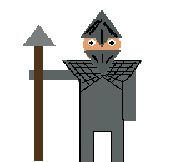
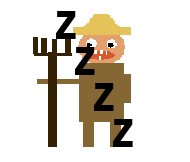
The second 190 x 162 image is a revision of the first. Changes to its layers:
added layer "Z Z Z Z" above "Layer 11" over left=56, top=11, right=133, bottom=147
hid "Layer 11" over left=81, top=10, right=122, bottom=75
hid "Layer 12" over left=23, top=25, right=142, bottom=162
showed "Layer 9" over left=33, top=14, right=131, bottom=147
